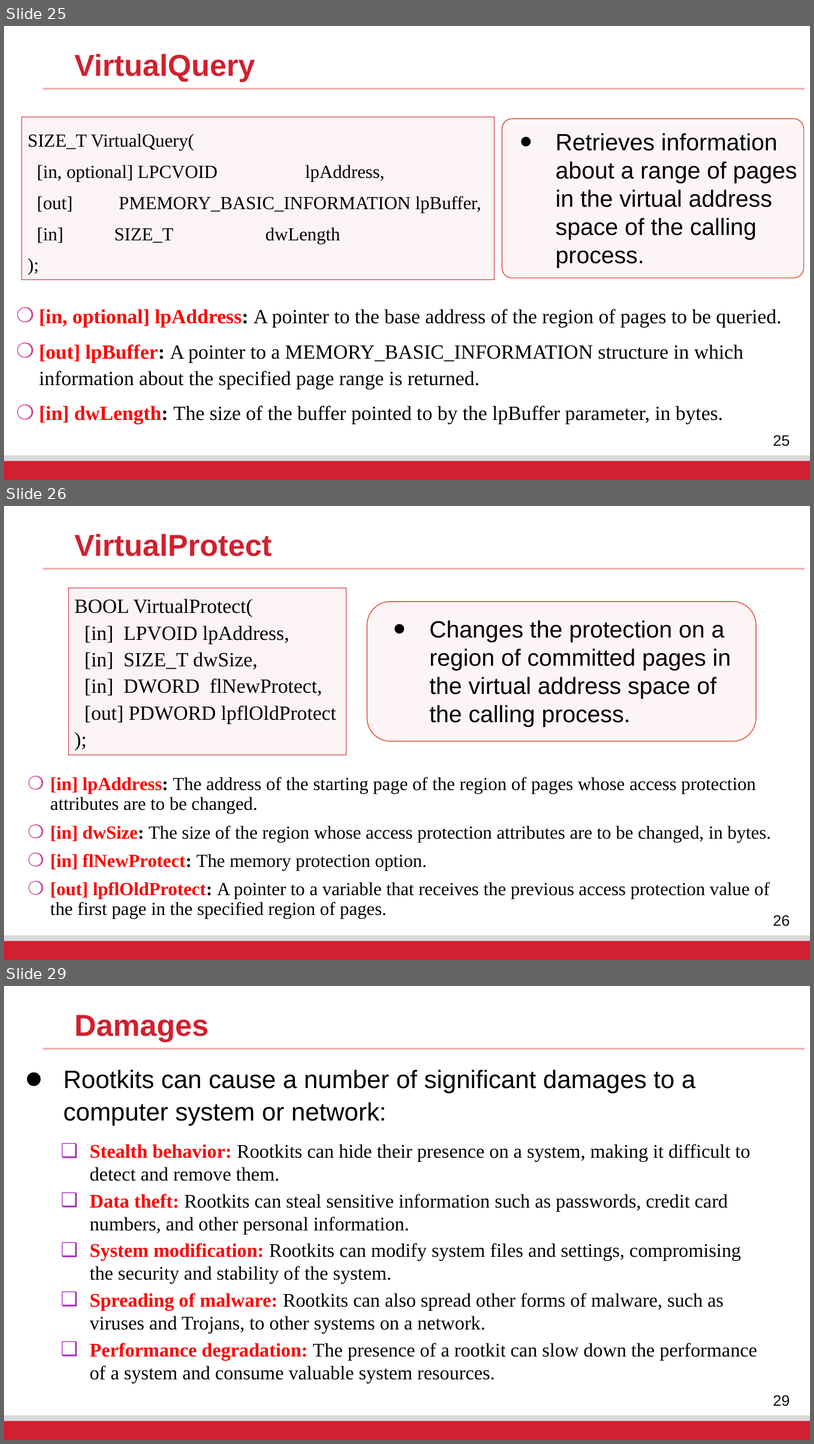
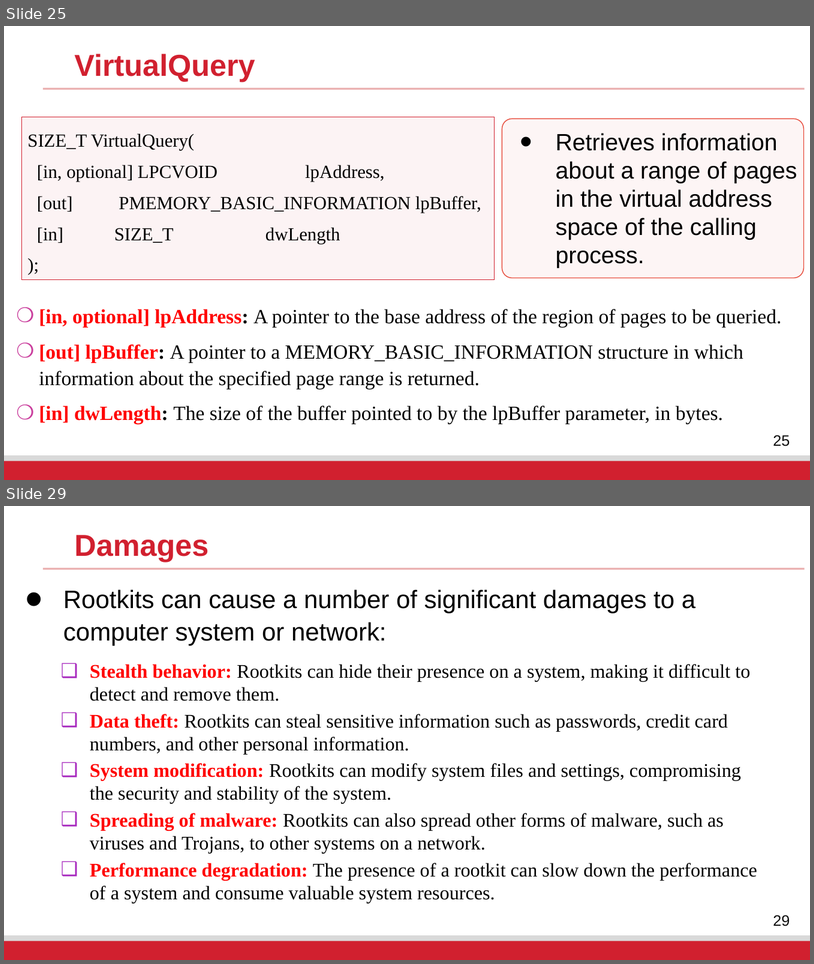
Before and after one commit to fangtian-zhong/fangtian-zhong.github.io, a slide deck: assets/slides/CSCI_591_Malicious_Code_Analysis_10.pptx. Shown one above the other, each under a label of ours: slides 25, 26 and 29 before the commit, slides 25 and 29 after it; the slides between them are not shown. The pictures are 814x1444 and 814x964 pixels, drawn with LibreOffice and Linux fonts; fonts in the diff are those of the drawing; background and template pictures are left out. Boxes give left, top, right and bottom in pixels: in the first picture for what was removed or moved away, otherwise in the second. Text is boxed around its words. In the diff, an @@ line names an element or a change of style, - is before the commit and + after.

```diff
--- a/assets/slides/CSCI_591_Malicious_Code_Analysis_10.pptx
+++ b/assets/slides/CSCI_591_Malicious_Code_Analysis_10.pptx
@@ slide 26 removed at (4,506,810,960), background #FFFFFF; not listed: 4 template elements that a slide beside it also shows @@
@@ text removed at (74,534,272,556) @@
-VirtualProtect
@@ rectangle removed at (69,588,347,754) @@
-BOOL VirtualProtect(
-[in] LPVOID lpAddress,
-[in] SIZE_T dwSize,
-[in] DWORD flNewProtect,
-[out] PDWORD lpflOldProtect
-);
@@ rounded rectangle removed at (368,601,756,741) @@
@@ text removed at (429,620,732,727) @@
-• Changes the protection on a region of committed pages in the virtual address space of the calling process.
@@ text removed at (50,777,771,919) @@
-❍ [in] lpAddress: The address of the starting page of the region of pages whose access protection attributes are to be changed.
-❍ [in] dwSize: The size of the region whose access protection attributes are to be changed, in bytes.
-❍ [in] flNewProtect: The memory protection option.
-❍ [out] lpflOldProtect: A pointer to a variable that receives the previous access protection value of the first page in the specified region of pages.
```
Also in this commit, not shown: 11 slides changed, 1 slide added.
